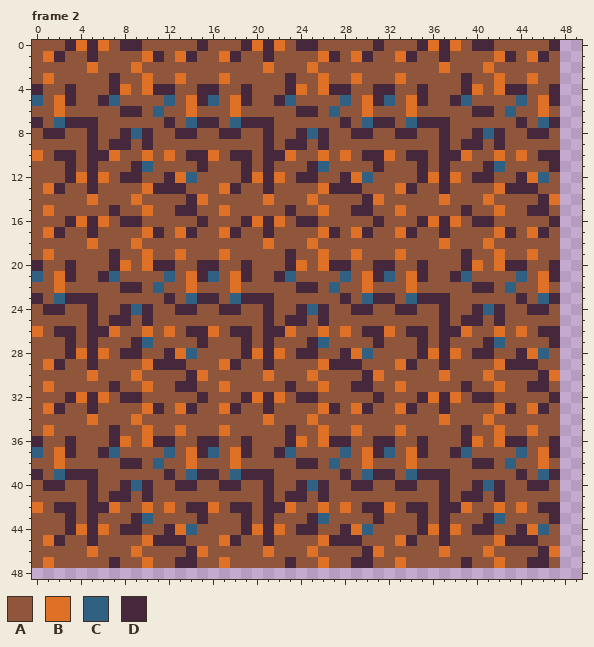
Pixel-art file -- Environment Art 1301/Assignment 1 Game Boy Tile Sets/Dirt_Base_3x3.aseprite. Above: the version before the commit.
64x64 pixels, 2 frames. Shown: frame 2: x 0..49, y 0..48.
Palette (. is transparent): A #8f563b  B #df7126  C #306082  D #45283c
Pixels before, frame 2, first column x 0:
 0 AAADBDBADDAAAAADAAADBDBADDAAAAADAAADBDBADDAAAAAD
 1 ABDAADAAAABDABDAABDAADAAAABDABDAABDAADAAAABDABDA
 2 AAAAABAAABAAAAAAAAAAABAAABAAAAAAAAAAABAAABAAAAAA
 3 ABAAAAADAABAABAAABAAAAADAABAABAAABAAAAADAABAABAA
 4 DAADAAADBABDDAADDAADAAADBABDDAADDAADAAADBABDDAAD
 5 CABDAADCAAAACABDCABDAADCAAAACABDCABDAADCAAAACABD
 6 AABAAAAADDACAABAAABAAAAADDACAABAAABAAAAADDACAABA
 7 DACDDDAAAAAADACDDACDDDAAAAAADACDDACDDDAAAAAADACD
 8 ADDAADAADCDAADDAADDAADAADCDAADDAADDAADAADCDAADDA
 9 AAAAADADDADAAAAAAAAAADADDADAAAAAAAAAADADDADAAAAA
10 BADDADDBAABABADDBADDADDBAABABADDBADDADDBAABABADD
11 AAADADAAADCAAAADAAADADAAADCAAAADAAADADAAADCAAAAD
12 AAADBDBADDAADBCAAAADBDBADDAADBCAAAADBDBADDAADBCA
13 ABDAADAAAABDDDAAABDAADAAAABDDDAAABDAADAAAABDDDAA
14 AAAAABAAABAAAADBAAAAABAAABAAAADBAAAAABAAABAAAADB
15 ABAAAAADAABAADDAABAAAAADAABAADDAABAAAAADAABAADDA
16 AAADBDBADDAAAAADAAADBDBADDAAAAADAAADBDBADDAAAAAD
17 ABDAADAAAABDABDAABDAADAAAABDABDAABDAADAAAABDABDA
18 AAAAABAAABAAAAAAAAAAABAAABAAAAAAAAAAABAAABAAAAAA
19 ABAAAAADAABAABAAABAAAAADAABAABAAABAAAAADAABAABAA
20 DAADAAADBABDDAADDAADAAADBABDDAADDAADAAADBABDDAAD
21 CABDAADCAAAACABDCABDAADCAAAACABDCABDAADCAAAACABD
22 AABAAAAADDACAABAAABAAAAADDACAABAAABAAAAADDACAABA
23 DACDDDAAAAAADACDDACDDDAAAAAADACDDACDDDAAAAAADACD
24 ADDAADAADCDAADDAADDAADAADCDAADDAADDAADAADCDAADDA
25 AAAAADADDADAAAAAAAAAADADDADAAAAAAAAAADADDADAAAAA
26 BADDADDBAABABADDBADDADDBAABABADDBADDADDBAABABADD
27 AAADADAAADCAAAADAAADADAAADCAAAADAAADADAAADCAAAAD
28 AAADBDBADDAADBCAAAADBDBADDAADBCAAAADBDBADDAADBCA
29 ABDAADAAAABDDDAAABDAADAAAABDDDAAABDAADAAAABDDDAA
30 AAAAABAAABAAAADBAAAAABAAABAAAADBAAAAABAAABAAAADB
31 ABAAAAADAABAADDAABAAAAADAABAADDAABAAAAADAABAADDA
32 AAADBDBADDAAAAADAAADBDBADDAAAAADAAADBDBADDAAAAAD
33 ABDAADAAAABDABDAABDAADAAAABDABDAABDAADAAAABDABDA
34 AAAAABAAABAAAAAAAAAAABAAABAAAAAAAAAAABAAABAAAAAA
35 ABAAAAADAABAABAAABAAAAADAABAABAAABAAAAADAABAABAA
36 DAADAAADBABDDAADDAADAAADBABDDAADDAADAAADBABDDAAD
37 CABDAADCAAAACABDCABDAADCAAAACABDCABDAADCAAAACABD
38 AABAAAAADDACAABAAABAAAAADDACAABAAABAAAAADDACAABA
39 DACDDDAAAAAADACDDACDDDAAAAAADACDDACDDDAAAAAADACD
40 ADDAADAADCDAADDAADDAADAADCDAADDAADDAADAADCDAADDA
41 AAAAADADDADAAAAAAAAAADADDADAAAAAAAAAADADDADAAAAA
42 BADDADDBAABABADDBADDADDBAABABADDBADDADDBAABABADD
43 AAADADAAADCAAAADAAADADAAADCAAAADAAADADAAADCAAAAD
44 AAADBDBADDAADBCAAAADBDBADDAADBCAAAADBDBADDAADBCA
45 ABDAADAAAABDDDAAABDAADAAAABDDDAAABDAADAAAABDDDAA
46 AAAAABAAABAAAADBAAAAABAAABAAAADBAAAAABAAABAAAADB
47 ABAAAAADAABAADDAABAAAAADAABAADDAABAAAAADAABAADDA
Now the later version:
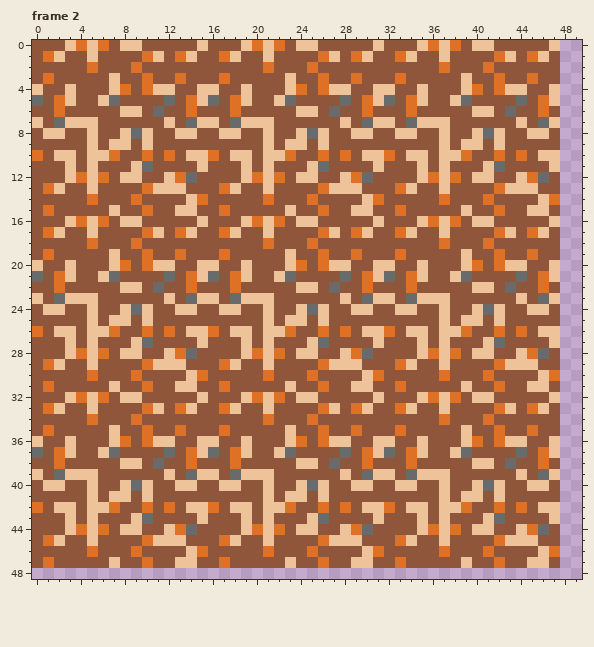
From old to new:
colour C: #306082 -> #696a6a
colour D: #45283c -> #eec39a
Where, in picture pixels (left, top, right, bottom), the same in both pictures:
changed: (32, 40, 560, 568)
